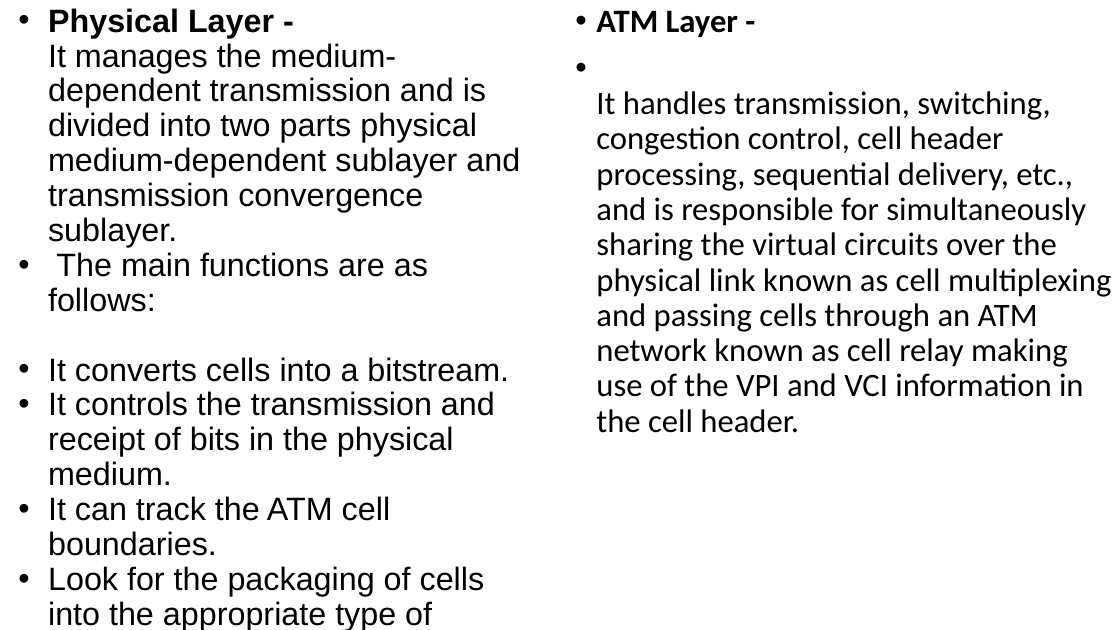
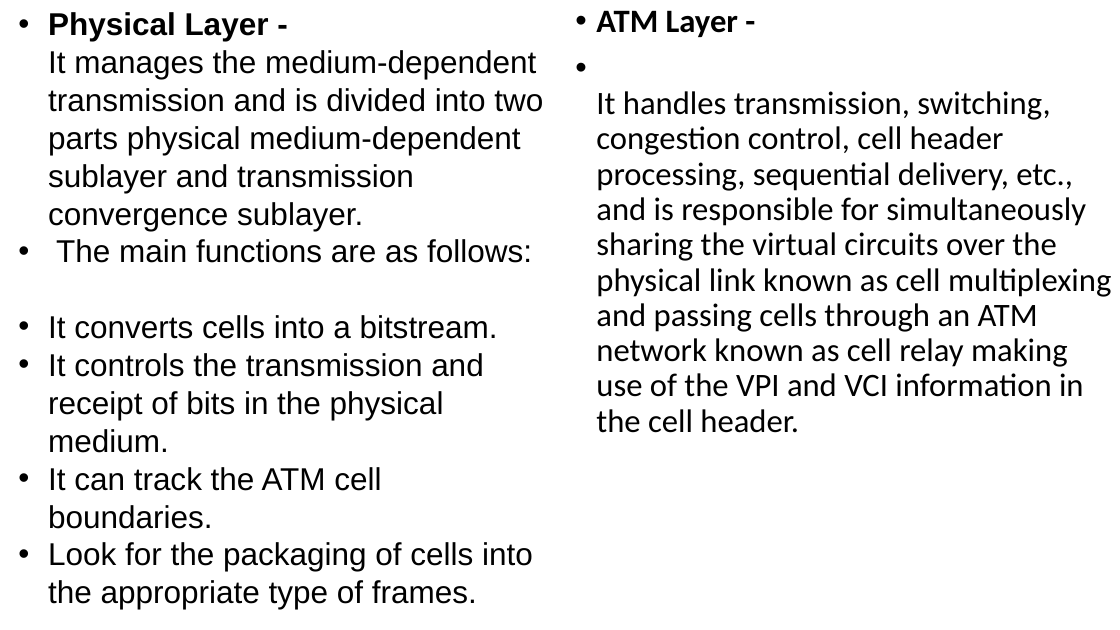
Before and after one commit to Mrcoderv/BCA-UnlimateNote-New, a slide deck: slide 17 of 5th sem/ComputerNetwork/Chapter new 5.pptx. Drawn at 1120x630 pixels with LibreOffice and Linux fonts; fonts in the diff are those of the drawing. Boxes give left, top, right and bottom in pixels: in the first picture for what was removed or moved away, otherwise in the second. Text is boxed around its words. In the diff, an @@ line names an element or a change of style, - is before the commit and + after.

```diff
--- a/5th sem/ComputerNetwork/Chapter new 5.pptx
+++ b/5th sem/ComputerNetwork/Chapter new 5.pptx
@@ text "Physical Layer - It manages ..." at [48, 12, 543, 609]: size 27.7 to 27.1 pt; indent changed; line spacing 0.9 to 1 @@
```
Also in this commit, not shown: 7 other slides changed, 1 slide removed, 47 other files.
